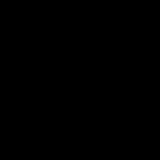
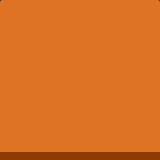
Two versions of the same layered image (160×160). Layer-by-layer changes:
moved "Rectangle 1" into group "Highlight", painted on it, unmasked it over [0, 0, 160, 160]
added group "Red" with 2 layers above "Blue" over [0, 0, 160, 160]
added layer "Rectangle 1 copy 2" in group "Red" over [0, 152, 160, 160]
added layer "Rounded Rectangle 2 copy 2" in group "Red" over [0, 0, 160, 160]
showed "Layer 0", painted on it over [0, 0, 160, 160]
